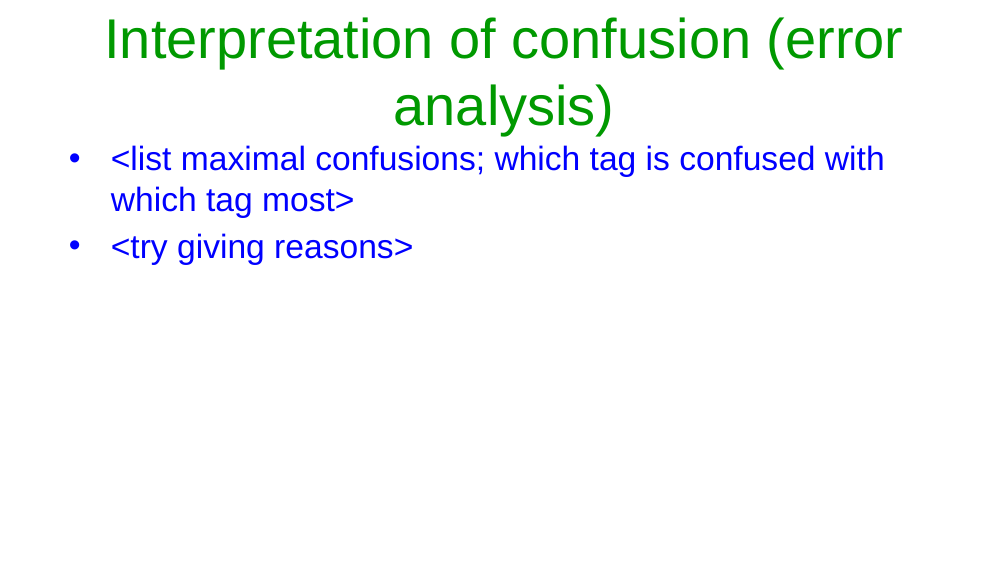
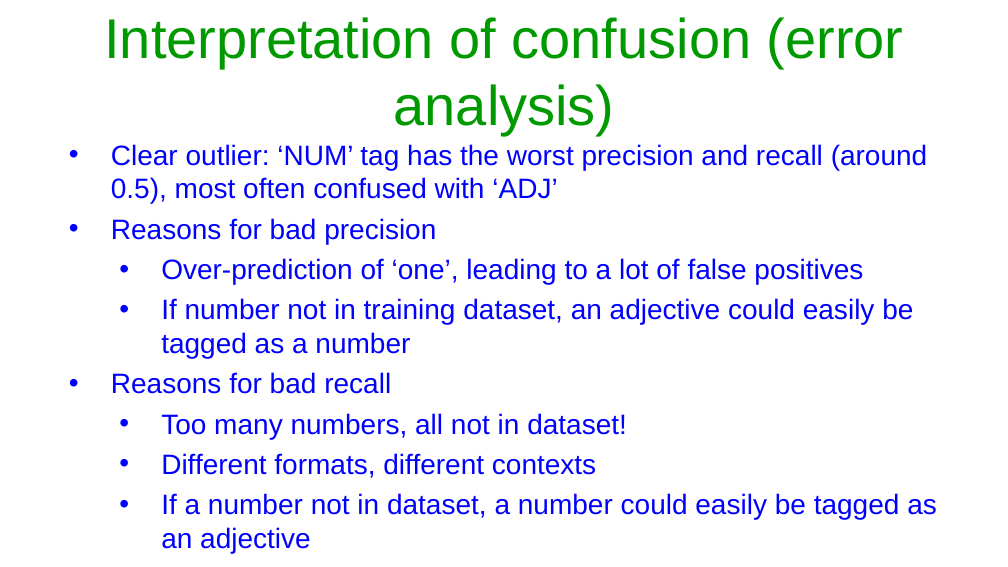
Before and after one commit to Arshim28/POS-Tagger, a slide deck: slide 6 of Assignment 2-PoS tagging.pptx. Drawn at 1008x567 pixels with LibreOffice and Linux fonts; fonts in the diff are those of the drawing. Boxes give left, top, right and bottom in pixels: in the first picture for what was removed or moved away, otherwise in the second. Text is boxed around its words. In the diff, an @@ line names an element or a change of style, - is before the commit and + after.

```diff
--- a/Assignment 2-PoS tagging.pptx
+++ b/Assignment 2-PoS tagging.pptx
@@ text at bbox=[111, 144, 937, 553]: text changed; size 24 to 20 pt @@
-• <list maximal confusions; which tag is confused with which tag most>
-• <try giving reasons>
+• Clear outlier: ‘NUM’ tag has the worst precision and recall (around 0.5), most often confused with ‘ADJ’
+• Reasons for bad precision
+  • Over-prediction of ‘one’, leading to a lot of false positives
+  • If number not in training dataset, an adjective could easily be tagged as a number
+• Reasons for bad recall
+  • Too many numbers, all not in dataset!
+  • Different formats, different contexts
+  • If a number not in dataset, a number could easily be tagged as an adjective
```
Also in this commit, not shown: 5 other slides changed, 2 slides added, 2 slides removed.
